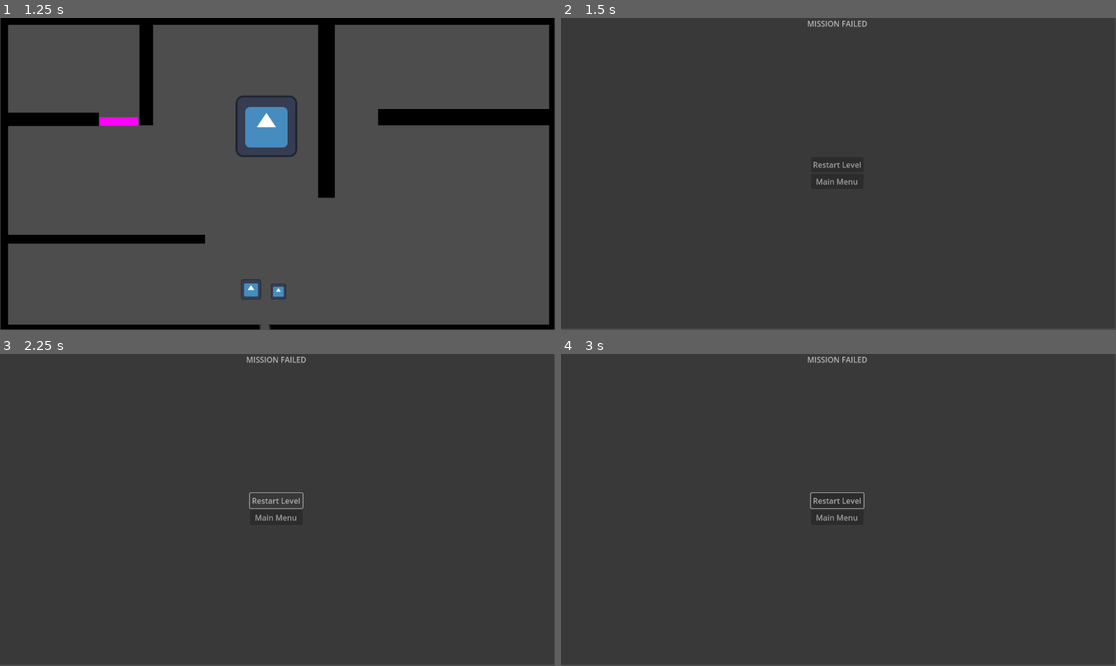
Above: before the commit, frames 1-4 (two rows, left to right).
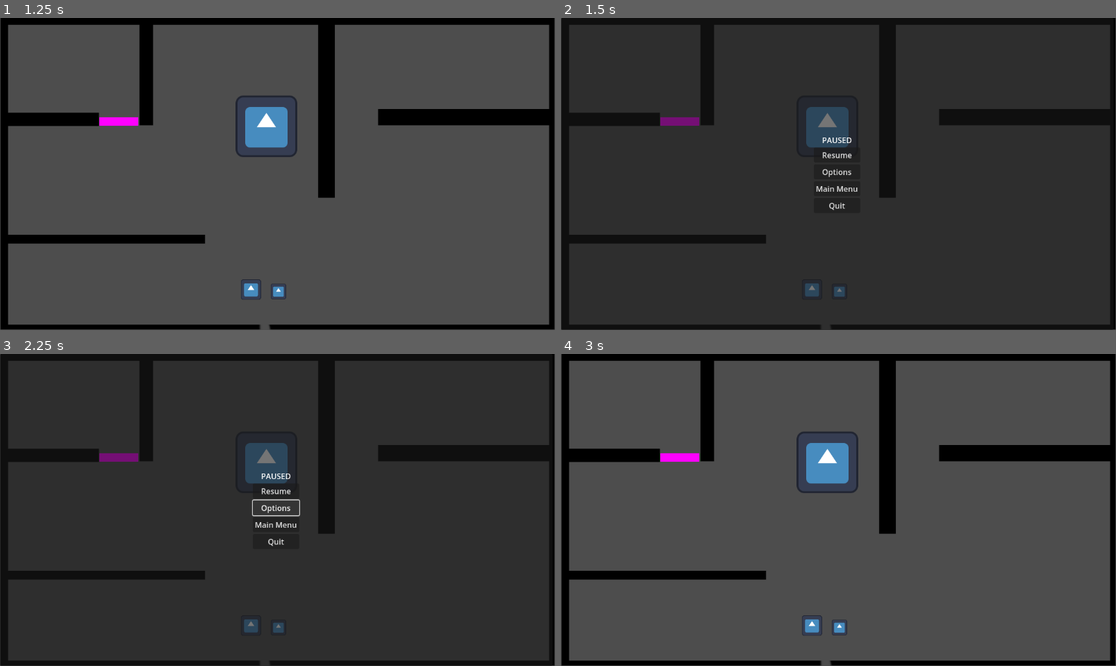
Above: after the commit, the same moments.

Repository: Qryguy/twilight-city
Game: Godot game, scene res://twilight-city/scenes/levels/level0.tscn
Same seed, same stepped clock (60 frames per second), same inputs: the game is played once before the commit and once after it. The project has no main scene, so this scene is started directly. The engine's default icon, where the game draws it, is replaced by a stand-in: a white triangle on a blue panel in a dark square.
Inputs (mouse positions are in pixels of both pictures, inside the frame that each line leads up to):
- Up to frame 1 (1.25 s): tap Enter at 0.5 s
- Up to frame 2 (1.5 s): tap Space at 1.25 s; hold Escape (back_menu) from 1.28 s (still down)
- Up to frame 3 (2.25 s): release Escape (back_menu) at 2 s; click (277, 500) at 2 s, where only the run before the commit has a clickable "Restart Level"
- Up to frame 4 (3 s): click (838, 491) at 2.75 s, where only the run after the commit has a clickable "Resume"

Frame 1 is identical in both runs. In frame 2, 14% of the frame differs, in the area x 0-100%, y 0-100%; in frame 3, 14%; in frame 4, 15%.
Error before the commit: Cannot call method 'get_current_scene' on a null value. (res://twilight-city/scripts/gameOverMenu.gd:3)

Commit message:
Fixed menus!
Fixed pause menu to open/close on button press. Fixed broken mission failed  screen

Diff:
--- a/twilight-city/scenes/levels/level0.tscn
+++ b/twilight-city/scenes/levels/level0.tscn
@@ -1,10 +1,12 @@
-[gd_scene load_steps=6 format=3 uid="uid://bmkuarbx34go1"]
+[gd_scene load_steps=8 format=3 uid="uid://bmkuarbx34go1"]
 
 [ext_resource type="Texture2D" uid="uid://djblfasgdde5n" path="res://baseAssets/testLevelMockup.png" id="1_w45pw"]
 [ext_resource type="PackedScene" uid="uid://f4hxhbeb1f6w" path="res://twilight-city/actors/objects/guard.tscn" id="2_2uda3"]
 [ext_resource type="PackedScene" uid="uid://bsg6705xur615" path="res://twilight-city/actors/players/brain.tscn" id="3_gdijo"]
 [ext_resource type="PackedScene" uid="uid://h7jcphre6v5c" path="res://twilight-city/actors/players/brawn.tscn" id="4_xcm1p"]
 [ext_resource type="PackedScene" uid="uid://bw5npmlikg8cg" path="res://twilight-city/actors/objects/door.tscn" id="5_kbcow"]
+[ext_resource type="PackedScene" uid="uid://ommrowqy7lvm" path="res://twilight-city/scenes/menus/pauseMenu.tscn" id="6_h8ecb"]
+[ext_resource type="PackedScene" uid="uid://byq61qtfrn4s6" path="res://twilight-city/scenes/menus/gameOver.tscn" id="7_mdkir"]
 
 [node name="level0" type="Node2D"]
 
@@ -32,3 +34,10 @@
 [node name="door" parent="." instance=ExtResource("5_kbcow")]
 position = Vector2(206, 215)
 scale = Vector2(4.0296, 4.3496)
+
+[node name="pauseMenu" parent="." instance=ExtResource("6_h8ecb")]
+visible = false
+
+[node name="Game Over Screen" parent="." instance=ExtResource("7_mdkir")]
+unique_name_in_owner = true
+visible = false
--- a/twilight-city/scenes/menus/gameOver.tscn
+++ b/twilight-city/scenes/menus/gameOver.tscn
@@ -3,6 +3,7 @@
 [ext_resource type="Script" path="res://twilight-city/scripts/gameOverMenu.gd" id="1_pteww"]
 
 [node name="Game Over Screen" type="CanvasLayer"]
+process_mode = 3
 script = ExtResource("1_pteww")
 
 [node name="PanelContainer" type="PanelContainer" parent="."]
--- a/twilight-city/scenes/menus/pauseMenu.tscn
+++ b/twilight-city/scenes/menus/pauseMenu.tscn
@@ -4,57 +4,52 @@
 
 [node name="pauseMenu" type="CanvasLayer"]
 process_mode = 3
-
-[node name="Pause" type="Control" parent="."]
-layout_mode = 3
-anchors_preset = 0
-offset_right = 40.0
-offset_bottom = 40.0
 script = ExtResource("1_7i6bt")
 
-[node name="PanelContainer" type="PanelContainer" parent="Pause"]
+[node name="PanelContainer" type="PanelContainer" parent="."]
 offset_right = 1147.0
 offset_bottom = 648.0
 size_flags_horizontal = 4
 size_flags_vertical = 4
 
-[node name="MarginContainer" type="MarginContainer" parent="Pause/PanelContainer"]
+[node name="MarginContainer" type="MarginContainer" parent="PanelContainer"]
 layout_mode = 2
 size_flags_horizontal = 4
 size_flags_vertical = 4
 
-[node name="VBoxContainer2" type="VBoxContainer" parent="Pause/PanelContainer/MarginContainer"]
+[node name="VBoxContainer2" type="VBoxContainer" parent="PanelContainer/MarginContainer"]
 layout_mode = 2
 size_flags_horizontal = 4
 size_flags_vertical = 4
 
-[node name="gameTitle" type="Label" parent="Pause/PanelContainer/MarginContainer/VBoxContainer2"]
+[node name="gameTitle" type="Label" parent="PanelContainer/MarginContainer/VBoxContainer2"]
 layout_mode = 2
-text = "Twilite City"
+text = "PAUSED"
+horizontal_alignment = 1
+uppercase = true
 
-[node name="VBoxContainer" type="VBoxContainer" parent="Pause/PanelContainer/MarginContainer/VBoxContainer2"]
+[node name="VBoxContainer" type="VBoxContainer" parent="PanelContainer/MarginContainer/VBoxContainer2"]
 layout_mode = 2
 size_flags_horizontal = 4
 size_flags_vertical = 4
 
-[node name="Resume" type="Button" parent="Pause/PanelContainer/MarginContainer/VBoxContainer2/VBoxContainer"]
+[node name="Resume" type="Button" parent="PanelContainer/MarginContainer/VBoxContainer2/VBoxContainer"]
 layout_mode = 2
 text = "Resume"
 
-[node name="Options" type="Button" parent="Pause/PanelContainer/MarginContainer/VBoxContainer2/VBoxContainer"]
+[node name="Options" type="Button" parent="PanelContainer/MarginContainer/VBoxContainer2/VBoxContainer"]
 layout_mode = 2
 text = "Options"
 
-[node name="MainMenu" type="Button" parent="Pause/PanelContainer/MarginContainer/VBoxContainer2/VBoxContainer"]
+[node name="MainMenu" type="Button" parent="PanelContainer/MarginContainer/VBoxContainer2/VBoxContainer"]
 layout_mode = 2
 text = "Main Menu"
 
-[node name="Quit" type="Button" parent="Pause/PanelContainer/MarginContainer/VBoxContainer2/VBoxContainer"]
+[node name="Quit" type="Button" parent="PanelContainer/MarginContainer/VBoxContainer2/VBoxContainer"]
 layout_mode = 2
 text = "Quit"
 
-[connection signal="pressed" from="Pause/PanelContainer/MarginContainer/VBoxContainer2/VBoxContainer/Resume" to="." method="_on_resume_pressed"]
-[connection signal="pressed" from="Pause/PanelContainer/MarginContainer/VBoxContainer2/VBoxContainer/Resume" to="Pause" method="_on_resume_pressed"]
-[connection signal="pressed" from="Pause/PanelContainer/MarginContainer/VBoxContainer2/VBoxContainer/Options" to="Pause" method="_on_options_pressed"]
-[connection signal="pressed" from="Pause/PanelContainer/MarginContainer/VBoxContainer2/VBoxContainer/MainMenu" to="Pause" method="_on_main_pressed"]
-[connection signal="pressed" from="Pause/PanelContainer/MarginContainer/VBoxContainer2/VBoxContainer/Quit" to="Pause" method="_on_quit_pressed"]
+[connection signal="pressed" from="PanelContainer/MarginContainer/VBoxContainer2/VBoxContainer/Resume" to="." method="_on_resume_pressed"]
+[connection signal="pressed" from="PanelContainer/MarginContainer/VBoxContainer2/VBoxContainer/Options" to="." method="_on_options_pressed"]
+[connection signal="pressed" from="PanelContainer/MarginContainer/VBoxContainer2/VBoxContainer/MainMenu" to="." method="_on_main_pressed"]
+[connection signal="pressed" from="PanelContainer/MarginContainer/VBoxContainer2/VBoxContainer/Quit" to="." method="_on_quit_pressed"]
--- a/twilight-city/scripts/gameOverMenu.gd
+++ b/twilight-city/scripts/gameOverMenu.gd
@@ -1,13 +1,15 @@
 extends CanvasLayer
 
-var currentLevel = get_tree().get_current_scene()
+#var currentLevel = get_tree().get_current_scene()
 
 # Called when the node enters the scene tree for the first time.
 func _ready():
 	pass # Replace with function body.
 
 func _on_restart_level_pressed():
-	get_tree().change_scene_to_packed(currentLevel)
+	pass
+	get_tree().reload_current_scene()
+	#get_tree().change_scene_to_packed(currentLevel)
 
 func _on_main_menu_pressed():
 	get_tree().change_scene_to_file("res://twilight-city/scenes/menus/mainMenu.tscn")
--- a/twilight-city/scripts/pauseMenu.gd
+++ b/twilight-city/scripts/pauseMenu.gd
@@ -1,29 +1,21 @@
-extends Control
-
-#no idea how we get this yet, this will be a Scene data type
-#will this work? currentScene = get_tree().get_current_scene() (.get_filename for file naming)
-#var currentLevel
-
-func _input(event):
-	get_tree().paused = true
-
-func _ready():
-	#I think this will be needed to set the level to "paused"
-	pass # Replace with function body.
+extends CanvasLayer
 
 # Called every frame. 'delta' is the elapsed time since the previous frame.
 func _process(_delta):
-	#don't think we need process
-	pass
+	if Input.is_action_just_pressed("back_menu"):
+		var new_paused_state = not get_tree().paused
+		get_tree().paused = new_paused_state
+		visible = new_paused_state
 
 func _on_resume_pressed():
-	#close this menu and return to the game, unsure if we need the current level value or not
-	pass # Replace with function body.
+	#same function as pressing menu again
+	var new_paused_state = not get_tree().paused
+	get_tree().paused = new_paused_state
+	visible = new_paused_state
 
 func _on_options_pressed():
 	#open the options menu on top of this
-	#options will need to track which menu it came from, hoping we can instantiate it on top of the current menu and just close it when exiting
-	#thinking about it I hope we can use the same logic for this pause menu: open it, stop gameplay; close it, continue gameplay (or switch those probably)
+	#options will need to track which menu it came from, think we can do the same as how pause menu is put over the level, toggle visibility of a child node in this scene
 	pass # Replace with function body.
 
 func _on_main_pressed():
--- a/twilight-city/scripts/playerController.gd
+++ b/twilight-city/scripts/playerController.gd
@@ -1,11 +1,13 @@
 extends CharacterBody2D
+class_name playerController
 #probably should have just made these separate scripts but whatever
 @export var unitName: String
 @export var speed = 300.0
-@export var health = 1
+@export var health = 1;
+
+@onready var gameOverScreen: CanvasLayer = get_node("%Game Over Screen")
 
 var playerControl: String
-
 
 func _ready():
 	#set unit controls and settings, set brawn as default? to avoid annoying errors
@@ -15,18 +17,17 @@
 		playerControl = "player1"
 	if unitName == "brain":
 		playerControl = "player2"
-	print(playerControl)
+	print(gameOverScreen.visible)
 
-#process for standard inputs, actually should probably change this to some kind of collider?
+#process updates on every frame
 func _process(_delta):
-	_input_map(unitName)
 	if health == 0:
 		#gameover
-		get_tree().change_scene_to_file("res://twilight-city/scenes/menus/gameOver.tscn")
+		gameOverScreen.visible = true
 
 #physics for movement
 func _physics_process(_delta):
-	##use delta for time based
+	##use delta for time based physics e.g. gravity
 	var xDirection = Input.get_axis(playerControl+"_left", playerControl+"_right")
 	if xDirection:
 		velocity.x = xDirection * speed
@@ -40,18 +41,3 @@
 		velocity.y = move_toward(velocity.y, 0, speed)
 
 	move_and_slide() #seems to apply the actual movement
-
-func _input_map(unit):
-	#have this var be the input key instead?
-	#var keyPress =
-	if Input.is_action_just_pressed("back_menu"):
-		#sets the pause menu, but does this get called...might need to move this out of the player character?
-		#not really sure the best way to do this, I might have approached this poorly from the start as well.
-		get_tree().paused = not get_tree().paused
-		#instantiate this scene atop the scene
-		get_tree().change_scene_to_file("res://twilight-city/scenes/menus/gameOver.tscn")
-
-
-	#might need to add a bunch of logic and what not for interaction...might be it's own function set(s)
-	if unit == "":
-		pass
